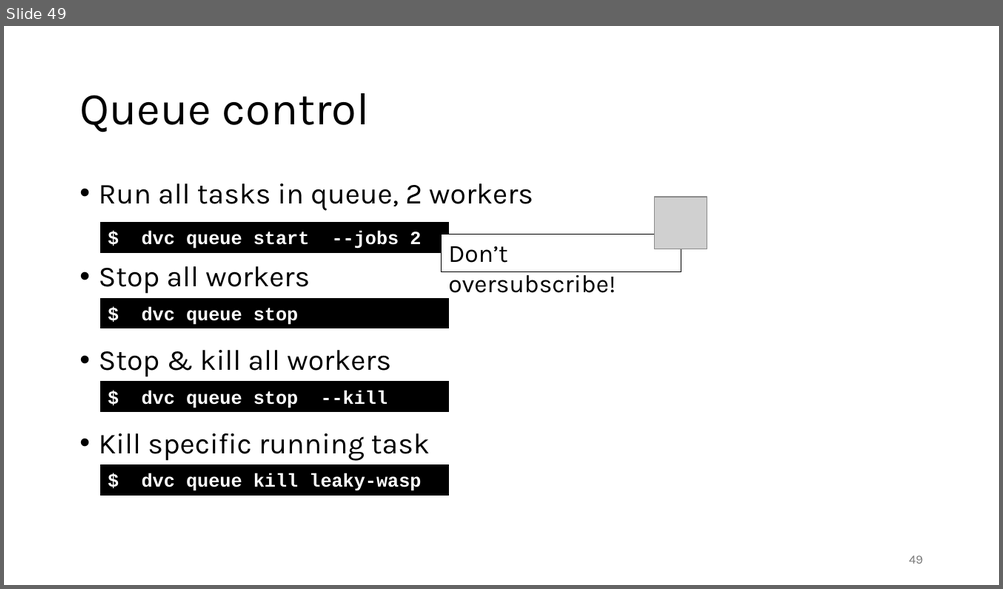
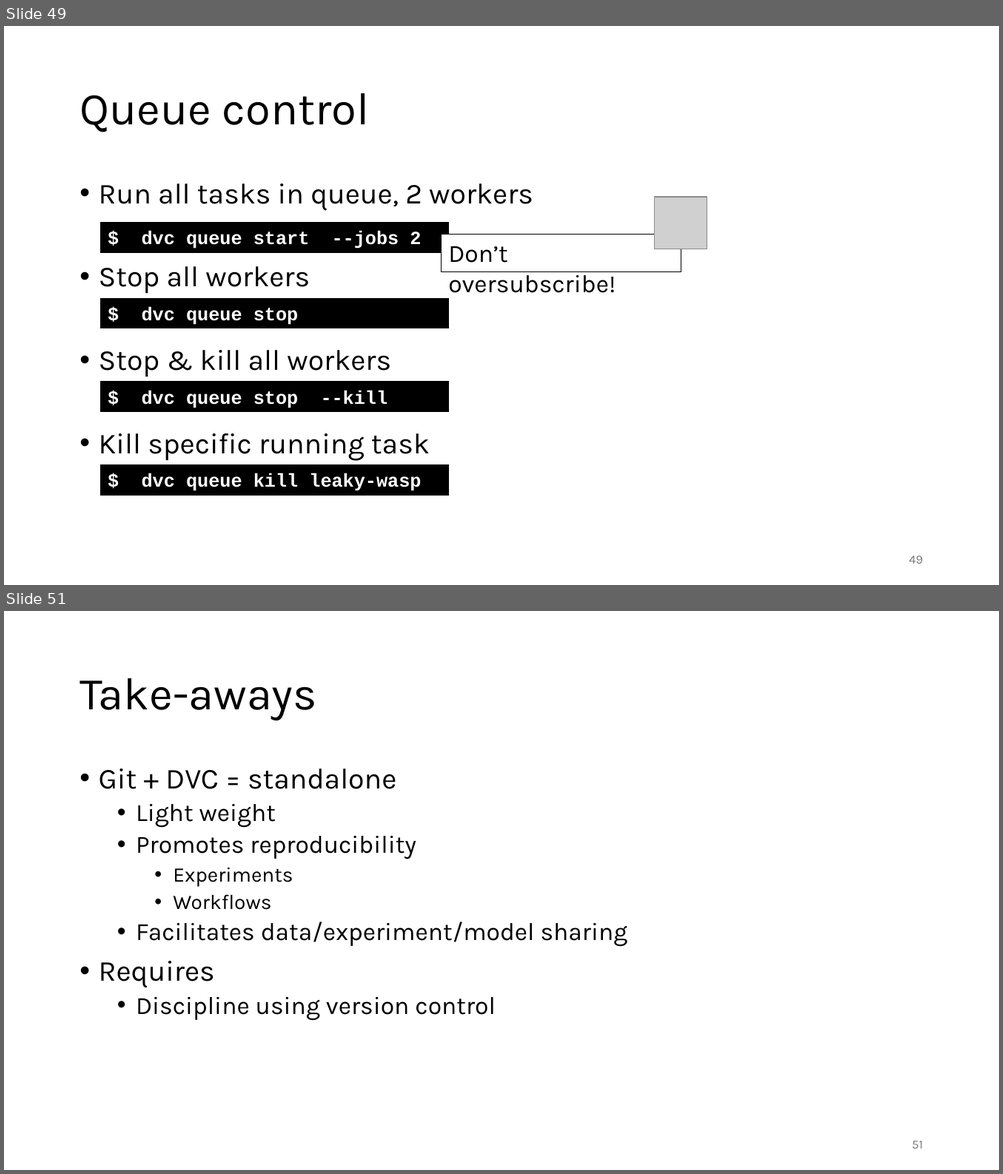
Before and after one commit to gjbex/MLOps-on-HPC, a slide deck: mlops_on_hpc.pptx. Shown one above the other, each under a label of ours: slide 49 before the commit, slides 49 and 51 after it; the slides between them are not shown. The pictures are 1003x589 and 1003x1174 pixels, drawn with LibreOffice and Linux fonts; fonts in the diff are those of the drawing; grey boxes stand for pictures. Boxes give left, top, right and bottom in pixels: in the first picture for what was removed or moved away, otherwise in the second. Text is boxed around its words. In the diff, an @@ line names an element or a change of style, - is before the commit and + after.

```diff
--- a/mlops_on_hpc.pptx
+++ b/mlops_on_hpc.pptx
@@ slide 51 added at (4,611,999,1170), background #FFFFFF @@
@@ title added at (79,678,316,721), 44 pt, text #000000 @@
+Take-aways
@@ text added at (99,769,628,1021), 24 pt, text #000000 @@
+• Git + DVC = standalone
+  • Light weight
+  • Promotes reproducibility
+    • Experiments
+    • Workflows
+  • Facilitates data/experiment/model sharing
+• Requires
+  • Discipline using version control
@@ page number added at (911,1141,922,1149), 12 pt, text #797979 @@
+51
```
Also in this commit, not shown: 2 other slides added.
